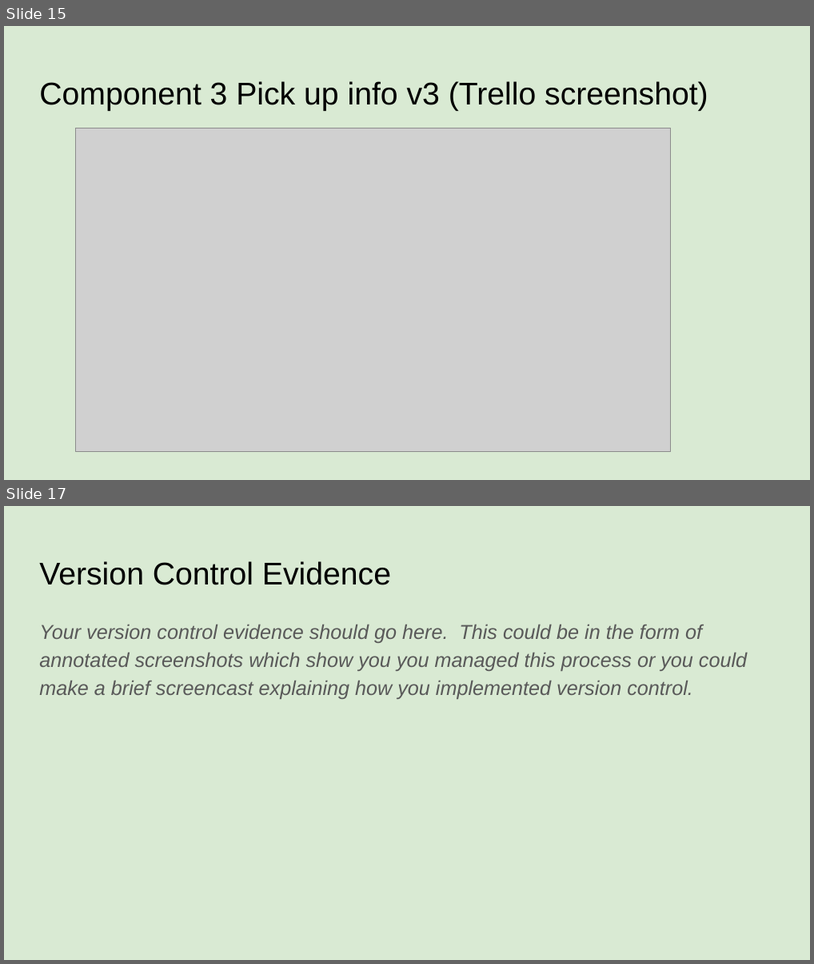
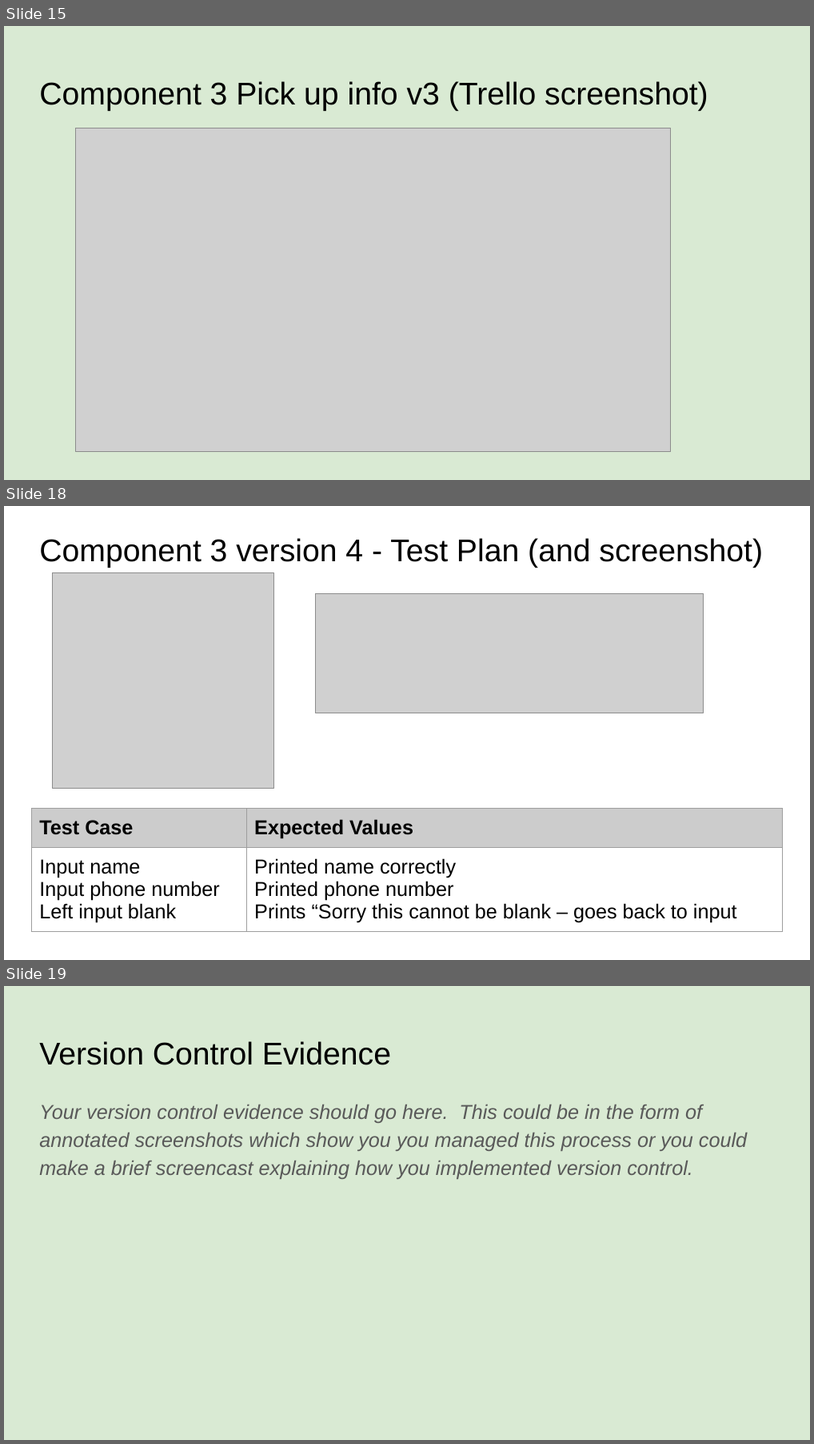
Before and after one commit to danielpereira16/pizzabot, a slide deck: 022_91893+_+91897+Documentation.pptx. Shown one above the other, each under a label of ours: slides 15 and 17 before the commit, slides 15, 18 and 19 after it; the slides between them are not shown. The pictures are 814x964 and 814x1444 pixels, drawn with LibreOffice and Linux fonts; fonts in the diff are those of the drawing; grey boxes stand for pictures. Boxes give left, top, right and bottom in pixels: in the first picture for what was removed or moved away, otherwise in the second. Text is boxed around its words. In the diff, an @@ line names an element or a change of style, - is before the commit and + after.

Commit message:
Pickup Version 4
Created a function for not_blank and used it to validate name and phone

```diff
--- a/022_91893+_+91897+Documentation.pptx
+++ b/022_91893+_+91897+Documentation.pptx
@@ slide 18 added at bbox=[4, 506, 810, 960], background #FFFFFF @@
@@ title added at bbox=[39, 538, 763, 568], 28 pt, text #000000 @@
+Component 3 version 4 - Test Plan (and screenshot)
@@ picture added at bbox=[52, 573, 274, 788] @@
@@ picture added at bbox=[315, 593, 703, 712] @@
@@ table added at bbox=[31, 808, 783, 937], 2 rows, 2 columns @@
+Test Case | Expected Values
+Input name / Input phone number / Left input blank | Printed name correctly / Printed phone number / Prints “Sorry this cannot be blank – goes back to input
@@ what was slide 17 is now slide 19 @@
```
Also in this commit, not shown: 1 slide changed, 1 other slide added, 2 other files.
